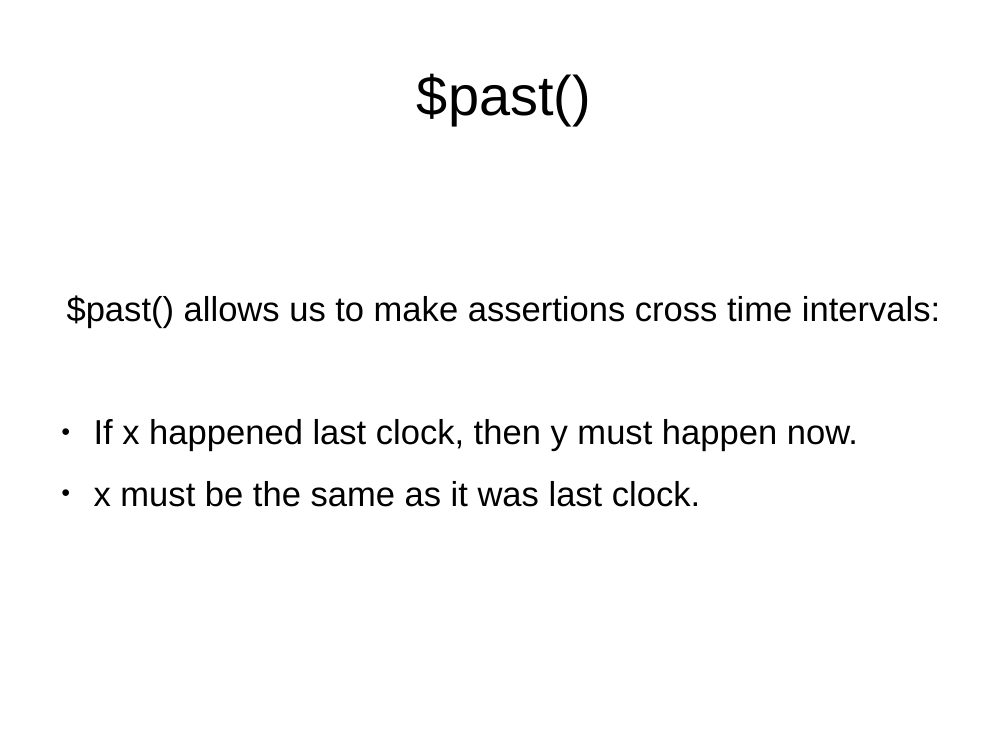
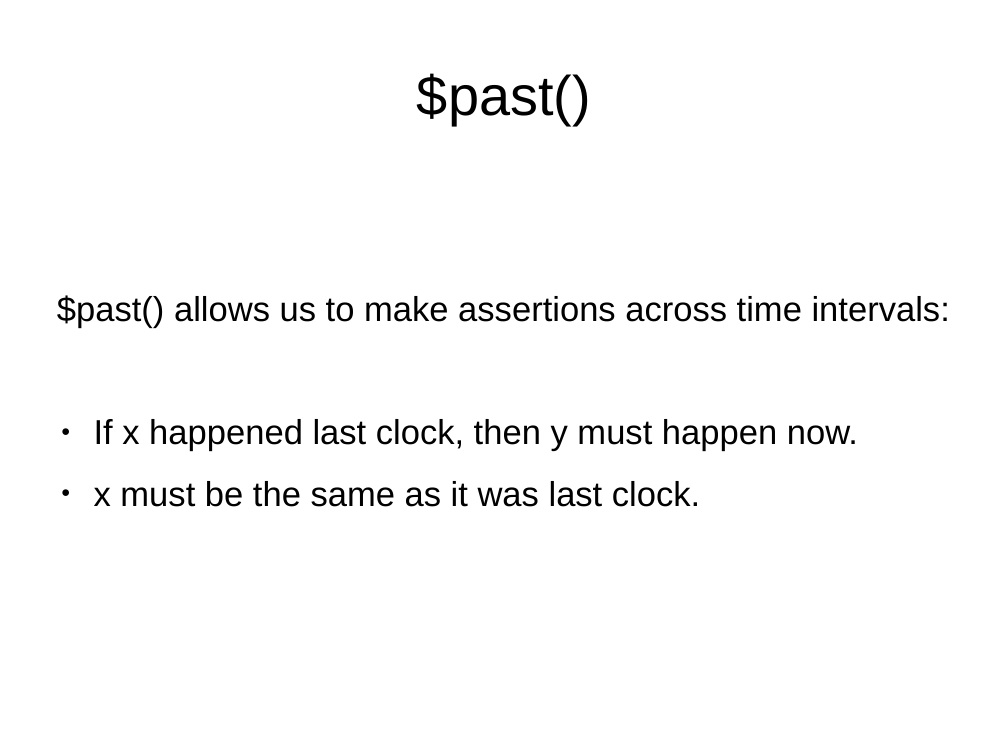
Before and after one commit to mattvenn/formal-intro-course, a slide deck: slide 29 of intro-course-slides.odp (slide 28 before the commit). Drawn at 1008x756 pixels with LibreOffice and Linux fonts; fonts in the diff are those of the drawing. Boxes give left, top, right and bottom in pixels: in the first picture for what was removed or moved away, otherwise in the second. Text is boxed around its words. In the diff, an @@ line names an element or a change of style, - is before the commit and + after.

```diff
--- a/intro-course-slides.odp
+++ b/intro-course-slides.odp
@@ text at [57,295,950,328]: text changed @@
-$past() allows us to make assertions cross time intervals:
+$past() allows us to make assertions across time intervals:
```
Also in this commit, not shown: 3 other slides changed, 1 slide added.
